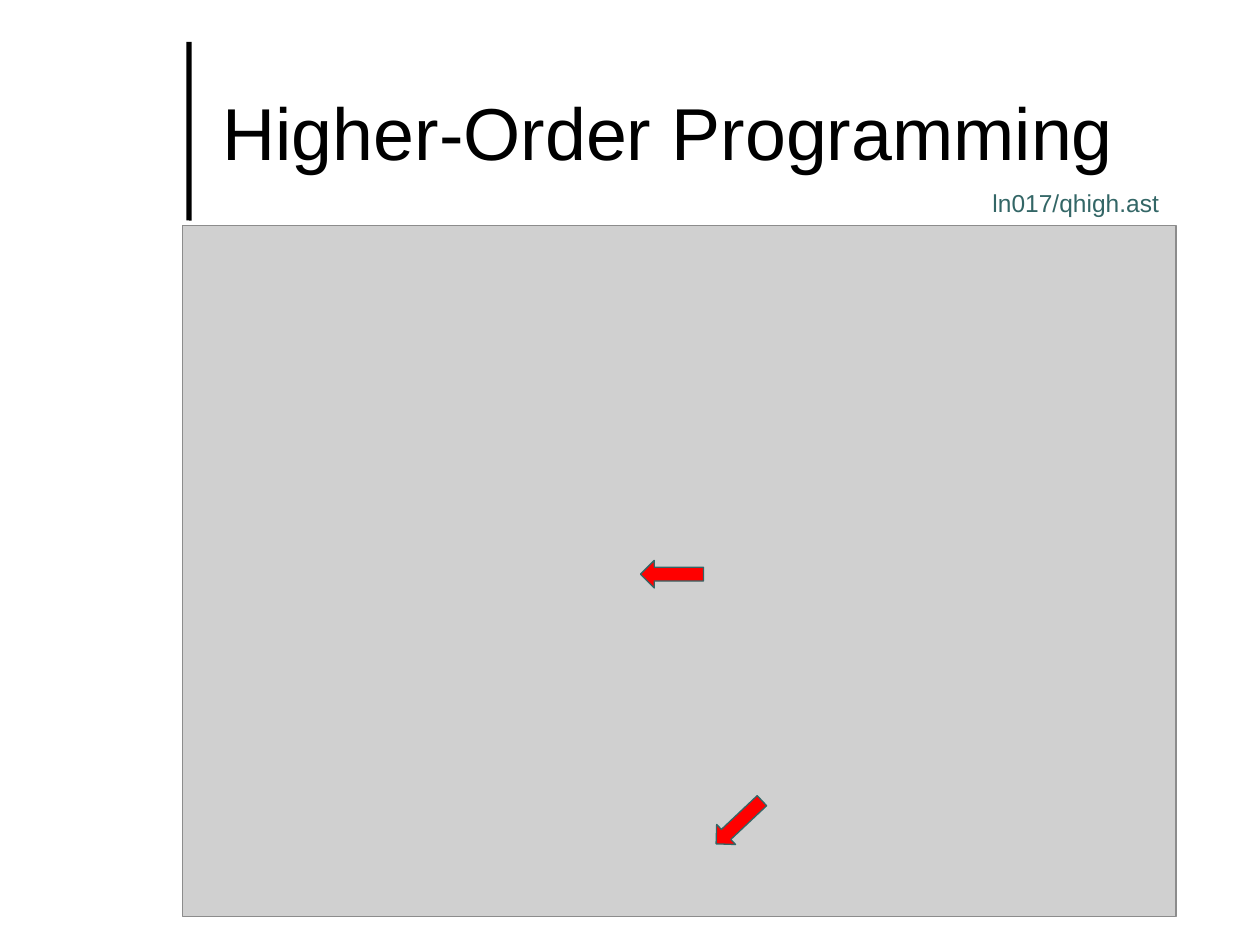
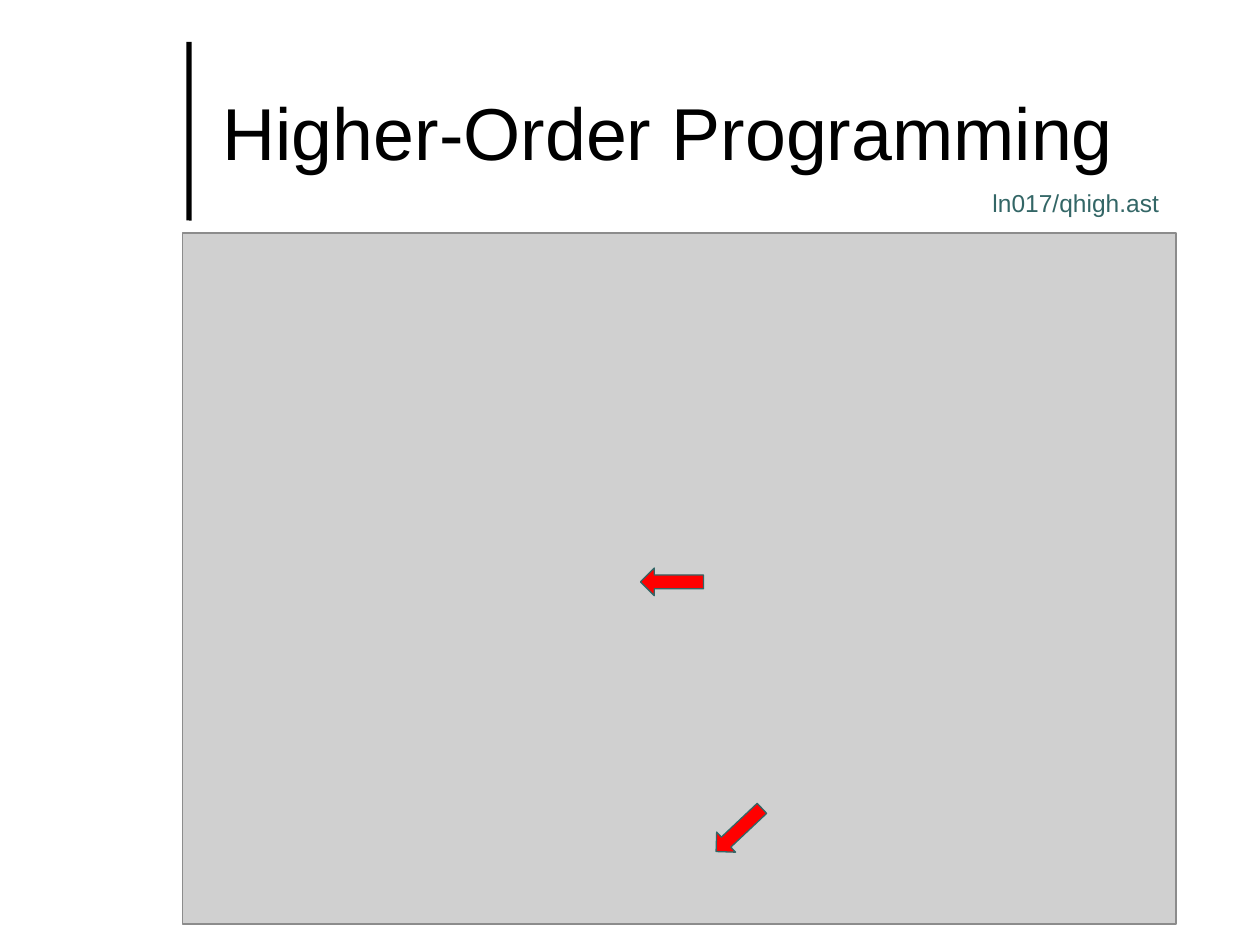
Before and after one commit to lutzhamel/CSC493, a slide deck: slide 8 of notes/csc493-ln017.pptx. Drawn at 1260x945 pixels with LibreOffice and Linux fonts; fonts in the diff are those of the drawing; grey boxes stand for pictures; background and template pictures are left out. Boxes give left, top, right and bottom in pixels: in the first picture for what was removed or moved away, otherwise in the second. Text is boxed around its words. In the diff, an @@ line names an element or a change of style, - is before the commit and + after.

```diff
--- a/notes/csc493-ln017.pptx
+++ b/notes/csc493-ln017.pptx
@@ picture: place and size @@
-picture at bbox=[183, 226, 1176, 916]
+picture at bbox=[183, 233, 1176, 924]
@@ left arrow: place and size @@
-left arrow at bbox=[640, 561, 703, 588]
+left arrow at bbox=[640, 568, 703, 596]
@@ left arrow: place and size @@
-left arrow at bbox=[707, 791, 772, 854]
+left arrow at bbox=[707, 799, 772, 862]
```
Also in this commit, not shown: 3 other files.
